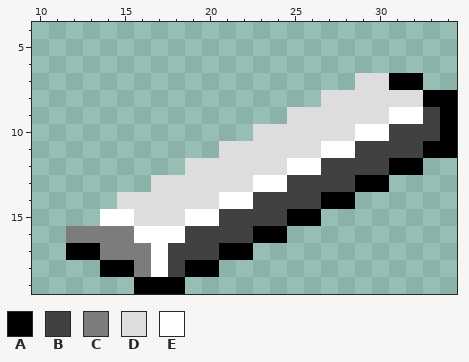
A pixel-art sprite gets an edit: images/edge_left.png. The picture above is the old version.
The file is 70x40 pixels, drawn in blocks of 2x2; one block is one cell here. Shown: x 10..34, y 4..19.
Palette (. is transparent): A #000000  B #414141  C #7c7c7c  D #dddddd  E #ffffff
Pixels before, first column x 12:
 7 .................DDAA..
 8 ...............DDDDDDAA
 9 .............DDDDDDEEBA
10 ...........DDDDDDEEBBBA
11 .........DDDDDDEEBBBBAA
12 .......DDDDDDEEBBBBAA..
13 .....DDDDDDEEBBBBAA....
14 ...DDDDDDEEBBBBAA......
15 ..EEDDDEEBBBBAA........
16 CCCCEEEBBBBAA..........
17 AACCCEBBBAA............
18 ..AACEBAA..............
19 ....AAA................
The same view after the edit:
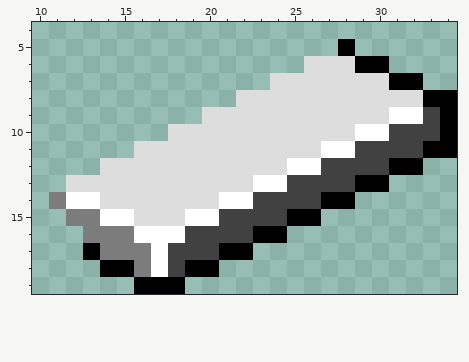
Change:
{"y":5,"x":28,"old":".","new":"A"}
{"y":6,"x":26,"old":".....","new":"DDDAA"}
{"y":7,"x":24,"old":".....","new":"DDDDD"}
{"y":8,"x":22,"old":".....","new":"DDDDD"}
{"y":9,"x":20,"old":".....","new":"DDDDD"}
{"y":10,"x":18,"old":".....","new":"DDDDD"}
{"y":11,"x":16,"old":".....","new":"DDDDD"}
{"y":12,"x":14,"old":".....","new":"DDDDD"}
{"y":13,"x":12,"old":".....","new":"DDDDD"}
{"y":14,"x":11,"old":"....","new":"CEED"}
{"y":15,"x":12,"old":"..","new":"CC"}
{"y":16,"x":12,"old":"C","new":"."}
{"y":17,"x":12,"old":"A","new":"."}
{"label":"changed","picture_box":[49,39,389,260]}
